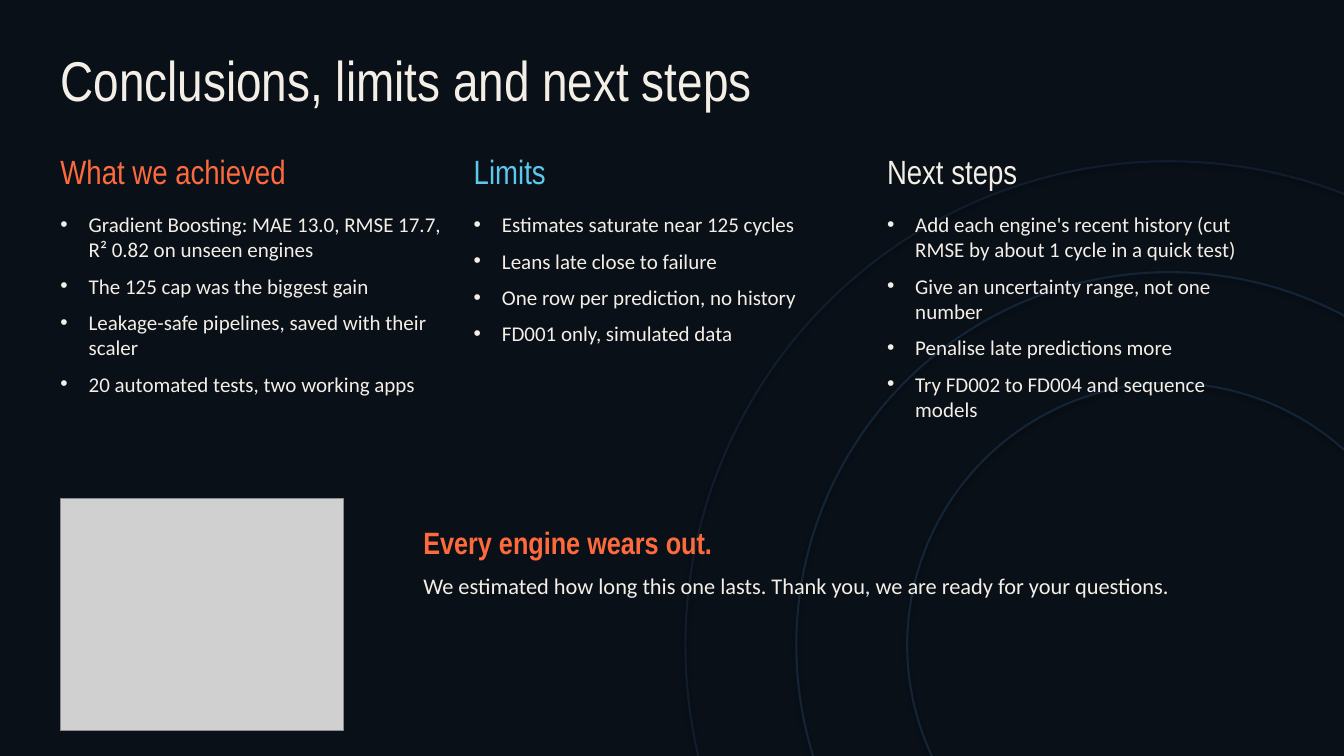
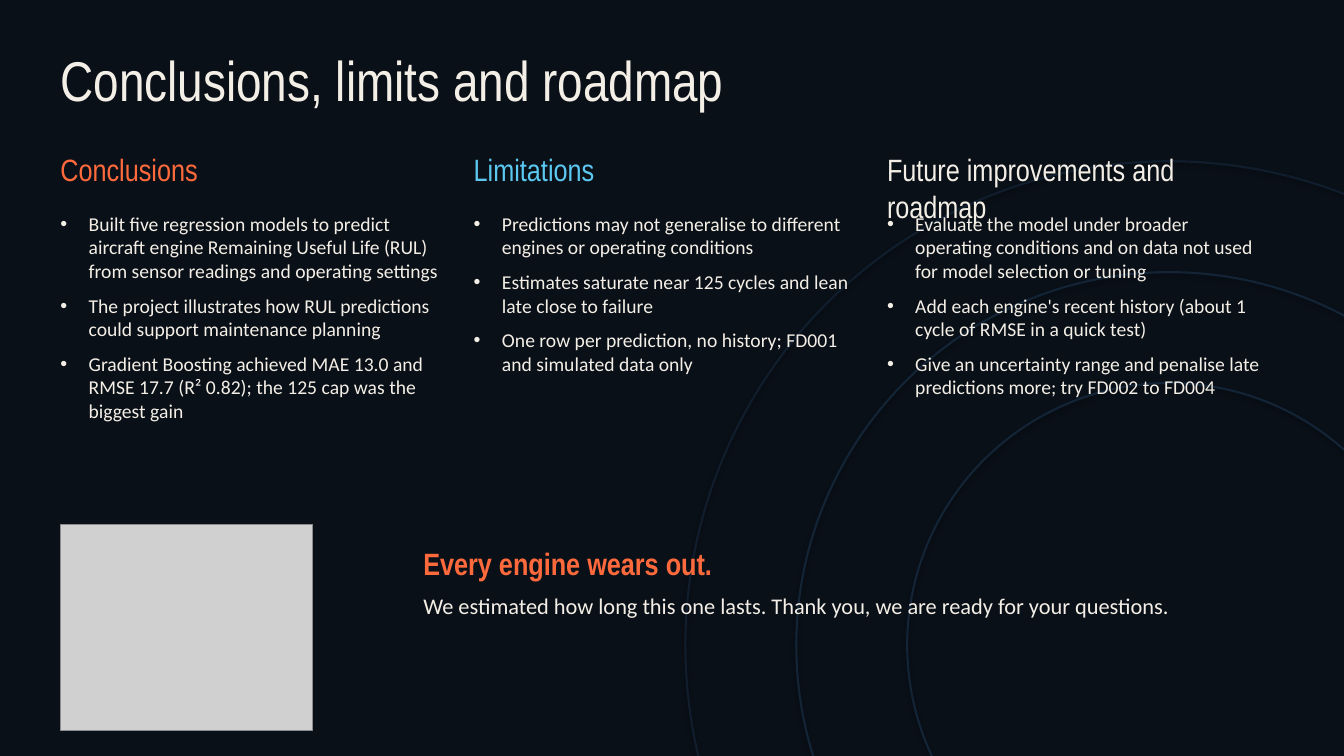
Before and after one commit to Shog7777/engine-rul-project, a slide deck: slide 27 of Presentation/Engine-RUL-Presentation.pptx (slide 12 before the commit). Drawn at 1344x756 pixels with LibreOffice and Linux fonts; fonts in the diff are those of the drawing; grey boxes stand for pictures. Boxes give left, top, right and bottom in pixels: in the first picture for what was removed or moved away, otherwise in the second. Text is boxed around its words. In the diff, an @@ line names an element or a change of style, - is before the commit and + after.

```diff
--- a/Presentation/Engine-RUL-Presentation.pptx
+++ b/Presentation/Engine-RUL-Presentation.pptx
@@ text at (x1=60, y1=60, x2=723, y2=111): text changed @@
-Conclusions, limits and next steps
+Conclusions, limits and roadmap
@@ text at (x1=60, y1=158, x2=197, y2=182): text changed; size 24 to 22 pt @@
-What we achieved
+Conclusions
@@ text at (x1=474, y1=158, x2=595, y2=182): text changed; size 24 to 22 pt @@
-Limits
+Limitations
@@ text at (x1=887, y1=158, x2=1174, y2=225): text changed; size 24 to 22 pt @@
-Next steps
+Future improvements and roadmap
@@ text at (x1=89, y1=217, x2=437, y2=422): text changed; size 15 to 14 pt @@
-• Gradient Boosting: MAE 13.0, RMSE 17.7, R² 0.82 on unseen engines
-• The 125 cap was the biggest gain
-• Leakage-safe pipelines, saved with their scaler
-• 20 automated tests, two working apps
+• Built five regression models to predict aircraft engine Remaining Useful Life (RUL) from sensor readings and operating settings
+• The project illustrates how RUL predictions could support maintenance planning
+• Gradient Boosting achieved MAE 13.0 and RMSE 17.7 (R² 0.82); the 125 cap was the biggest gain
@@ text at (x1=502, y1=217, x2=848, y2=374): text changed; size 15 to 14 pt @@
-• Estimates saturate near 125 cycles
-• Leans late close to failure
-• One row per prediction, no history
-• FD001 only, simulated data
+• Predictions may not generalise to different engines or operating conditions
+• Estimates saturate near 125 cycles and lean late close to failure
+• One row per prediction, no history; FD001 and simulated data only
@@ text at (x1=915, y1=215, x2=1259, y2=397): text changed; size 15 to 14 pt @@
-• Add each engine's recent history (cut RMSE by about 1 cycle in a quick test)
-• Give an uncertainty range, not one number
-• Penalise late predictions more
-• Try FD002 to FD004 and sequence models
+• Evaluate the model under broader operating conditions and on data not used for model selection or tuning
+• Add each engine's recent history (about 1 cycle of RMSE in a quick test)
+• Give an uncertainty range and penalise late predictions more; try FD002 to FD004
@@ picture resized from (x1=60, y1=499, x2=343, y2=731) to (x1=60, y1=524, x2=313, y2=731) @@
@@ text "Every engine wears out." moved from (x1=423, y1=531, x2=1168, y2=598) to (x1=423, y1=552, x2=1168, y2=618) @@
```
Also in this commit, not shown: 4 other slides changed, 17 slides added, 2 slides removed, 1 other file.
